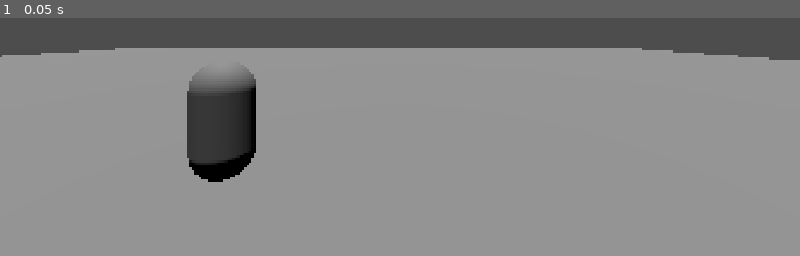
Above: before the commit, frame 1.
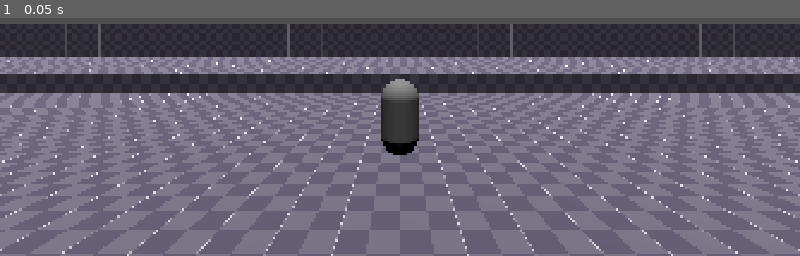
Above: after the commit, the same moment.

Repository: J27blaze/fps-rouge-game
Game: Godot game, scene res://Stages/prototype_stage.tscn
Two runs of this game, one before a commit and one after it. Both use one fixed random seed, a clock stepped at 60 frames per second and the inputs below.
Inputs:
- Up to frame 1 (0.05 s): no input

The runs differ from the first frame. In frame 1, 84% of the frame differs, in the area x 0-100%, y 2-100%.
Error after the commit: Parse Error: Identifier "DebugDraw3D" not declared in the current scope. (res://Player/Scripts/player_controller.gd:52)

Commit message:
started implementing air strafiung

Diff:
--- a/Player/Scripts/Movement_States/idle_state.gd
+++ b/Player/Scripts/Movement_States/idle_state.gd
@@ -1 +1,18 @@
 extends State
+
+var player: Player:
+	get: return parent as Player
+	set(value): player = value
+
+func start():
+	pass
+
+func exit():
+	pass
+
+func process_physics(delta: float):
+	player.vel_move_toward(Vector3.ZERO, player.run_deccel, delta)
+	if player.direction != Vector3.ZERO:
+		change_state("run")
+		return
+	if player.state_check_jump(): return
--- /dev/null
+++ b/Player/Scripts/Movement_States/jump_state.gd
@@ -0,0 +1,27 @@
+extends State
+
+var prev_vel: Vector3 = Vector3.ZERO
+var start_speed: float = 0.0
+
+var player: Player:
+	get: return parent as Player
+	set(value): player = value
+
+func start():
+	player.velocity.y = player.jump_pulse
+	prev_vel = player.hor_velocity
+
+	start_speed = player.speed
+
+func exit():
+	pass
+
+func process_physics(delta: float):
+	var move_dir: Vector3 = player.direction
+	var input_dir: Vector3 = move_dir.normalized()
+
+
+	prev_vel = player.hor_velocity
+	DebugDraw3D.draw_line(player.position, player.position + prev_vel, Color.BLUE)
+
+	if player.state_check_land(): return
--- /dev/null
+++ b/Player/Scripts/Movement_States/run_state.gd
@@ -0,0 +1,19 @@
+extends State
+
+var player: Player:
+	get: return parent as Player
+	set(value): player = value
+
+func start():
+	pass
+
+func exit():
+	pass
+
+func process_physics(delta: float):
+	var move_dir: Vector3 = player.run_speed * player.direction
+	player.vel_move_toward(move_dir, player.run_accel, delta)
+	if player.direction == Vector3.ZERO:
+		change_state("idle")
+		return
+	if player.state_check_jump(): return
--- a/Player/Scripts/player_controller.gd
+++ b/Player/Scripts/player_controller.gd
@@ -12,6 +12,24 @@
 var camera_dir: Vector2
 var cam_smooth: float = 0.5
 
+#movement
+var input_dir: Vector2 = Vector2.ZERO
+var direction: Vector3 = Vector3.ZERO
+var hor_velocity: Vector3 = Vector3.ZERO
+var speed: float = 0.0
+
+#gun
+
+#param
+@export_category("Movement")
+@export_group("Run")
+@export_range(0, 30, 0.05) var run_speed: float = 5.
+@export_range(0, 75, 0.05) var run_accel: float = 5.
+@export_range(0, 75, 0.05) var run_deccel: float = 5.
+@export_group("Jump")
+@export_range(0, 30, 0.05) var jump_pulse: float = 5.
+@export_range(0, 30, 0.05) var jump_gravity: float = 5.
+
 func _ready():
 	movement_state_machine.init()
 
@@ -22,13 +40,51 @@
 	camera_dir = lerp(camera_dir, InputHandler.get_controller_camera_dir(), cam_smooth)
 
 func _process(delta: float) -> void:
+	#camera controls
 	cam_twist.rotate_y(-camera_dir.x - mouse_dir.x)
 	cam_pitch.rotate_x(-camera_dir.y - mouse_dir.y)
 	#pitch clamp values
 	cam_pitch.rotation.x = clamp(cam_pitch.rotation.x, -PI/2, PI/2)
-
 	mouse_dir = Vector2.ZERO
 
+	input_dir = InputHandler.get_input_dir()
+	direction = (Vector3(input_dir.x, 0, input_dir.y).rotated(Vector3.UP, cam_twist.rotation.y))
+	DebugDraw3D.draw_line(position, position + direction*5, Color.PURPLE)
+	DebugDraw3D.draw_line(position, position + hor_velocity, Color.YELLOW)
+
+	movement_state_machine.process_frame(delta)
+
 func _physics_process(delta: float) -> void:
-	#print(InputHandler.get_input_dir())
-	pass
+	movement_state_machine.process_physics(delta)
+	if !is_on_floor(): velocity.y -= jump_gravity*delta
+	move_and_slide()
+
+	hor_velocity = Vector3(velocity.x, 0, velocity.z)
+	speed = hor_velocity.length()
+
+	DebugDraw2D.set_text("Speed", snapped(speed, 0.01))
+
+# --------------------------------------------------------------------------------------------------------------------------- #
+
+
+
+#movement functions
+func vel_move_toward(target_vector: Vector3, accel: float, delta: float):
+	velocity.x = velocity.move_toward(target_vector, accel * delta).x
+	velocity.z = velocity.move_toward(target_vector, accel * delta).z
+
+#state change functions
+func state_check_jump() -> bool:
+	if InputHandler.is_action_buffered("jump") && is_on_floor():
+		movement_state_machine.change_state("jump")
+		return true
+	return false
+
+func state_check_land() -> bool:
+	if is_on_floor():
+		if direction != Vector3.ZERO:
+			movement_state_machine.change_state("run")
+		else:
+			movement_state_machine.change_state("idle")
+		return true
+	return false
--- a/Player/player.tscn
+++ b/Player/player.tscn
@@ -3,28 +3,35 @@
 [ext_resource type="Script" uid="uid://buivdvk134gwo" path="res://Player/Scripts/player_controller.gd" id="1_l8h54"]
 [ext_resource type="Script" uid="uid://dbd6ovylndcng" path="res://Player/Scripts/Movement_States/idle_state.gd" id="2_4ntmi"]
 [ext_resource type="Script" uid="uid://gf6uuqg1qvm4" path="res://Scripts/state_machine.gd" id="2_btcbx"]
+[ext_resource type="Script" uid="uid://b4obg0da8obal" path="res://Player/Scripts/Movement_States/run_state.gd" id="4_gwnis"]
+[ext_resource type="Script" uid="uid://b8rbs8wrbd4n6" path="res://Player/Scripts/Movement_States/jump_state.gd" id="5_k53q1"]
+
+[sub_resource type="CylinderShape3D" id="CylinderShape3D_ry41o"]
 
 [sub_resource type="CapsuleMesh" id="CapsuleMesh_ry41o"]
 
-[sub_resource type="CylinderShape3D" id="CylinderShape3D_ry41o"]
-
 [node name="Player" type="CharacterBody3D" unique_id=967936490]
 script = ExtResource("1_l8h54")
+run_speed = 9.45
+run_accel = 53.0
+run_deccel = 41.7
+jump_pulse = 8.5
+jump_gravity = 23.0
 
-[node name="MeshInstance3D" type="MeshInstance3D" parent="." unique_id=1643996000]
-transform = Transform3D(1, 0, 0, 0, 1, 0, 0, 0, 1, 0, 1, 0)
-mesh = SubResource("CapsuleMesh_ry41o")
-
-[node name="MovementStateMachine" type="Node" parent="." unique_id=221186837]
+[node name="MovementStateMachine" type="Node" parent="." unique_id=221186837 node_paths=PackedStringArray("parent")]
 script = ExtResource("2_btcbx")
+parent = NodePath("..")
 start_state = "idle"
+print_state = true
 
 [node name="idle" type="Node" parent="MovementStateMachine" unique_id=1579145444]
 script = ExtResource("2_4ntmi")
 
-[node name="CollisionShape3D" type="CollisionShape3D" parent="." unique_id=128669083]
-transform = Transform3D(1, 0, 0, 0, 1, 0, 0, 0, 1, 0, 1, 0)
-shape = SubResource("CylinderShape3D_ry41o")
+[node name="run" type="Node" parent="MovementStateMachine" unique_id=678803735]
+script = ExtResource("4_gwnis")
+
+[node name="jump" type="Node" parent="MovementStateMachine" unique_id=910536443]
+script = ExtResource("5_k53q1")
 
 [node name="camera_twist" type="Node3D" parent="." unique_id=1521490860]
 
@@ -32,4 +39,12 @@
 transform = Transform3D(1, 0, 0, 0, 1, 0, 0, 0, 1, 0, 1, 0)
 
 [node name="camera_pos" type="Node3D" parent="camera_twist/camera_pitch" unique_id=184796847]
-transform = Transform3D(1, 0, 0, 0, 1, 0, 0, 0, 1, 3, 1.5, 5)
+transform = Transform3D(1, 0, 0, 0, 1, 0, 0, 0, 1, 1.552717, 1.2445507, 3.8639383)
+
+[node name="CollisionShape3D" type="CollisionShape3D" parent="." unique_id=128669083]
+transform = Transform3D(1, 0, 0, 0, 1, 0, 0, 0, 1, 0, 1, 0)
+shape = SubResource("CylinderShape3D_ry41o")
+
+[node name="MeshInstance3D" type="MeshInstance3D" parent="." unique_id=1643996000]
+transform = Transform3D(1, 0, 0, 0, 1, 0, 0, 0, 1, 0, 1, 0)
+mesh = SubResource("CapsuleMesh_ry41o")
--- a/Scripts/input_handler.gd
+++ b/Scripts/input_handler.gd
@@ -9,7 +9,6 @@
 
 func _physics_process(delta: float) -> void:
 	#print(buffered_inputs)
-
 	if !buffered_inputs.is_empty():
 		for input in buffered_inputs:
 
@@ -22,8 +21,8 @@
 	#idk how else to program this to be scalable for menus and different buffer windows
 	#but for now the buffered inputs are hard coded EW
 
-	#if Input.is_action_just_pressed("jump"):
-	#	buffered_inputs["jump"] = 7
+	if Input.is_action_just_pressed("jump"):
+		buffered_inputs["jump"] = 7
 
 	if Input.is_action_just_pressed("ui_cancel") && event.is_action("ui_cancel"):
 		if Input.mouse_mode == Input.MOUSE_MODE_CAPTURED:
--- a/Scripts/state.gd
+++ b/Scripts/state.gd
@@ -2,6 +2,7 @@
 class_name State
 
 @onready var state_machine = get_parent()
+var parent #any data type
 var transfer_data #any data type
 
 # ready state
@@ -16,10 +17,8 @@
 func exit():
 	pass
 
-func change_state(state: String, data = null):
-	state_machine.change_state(state, data)
-func previous_state():
-	return state_machine.previous_state()
+func change_state(state: String, transfer_data = null):
+	state_machine.change_state(state, transfer_data)
 
 # process_input
 func process_input(event: InputEvent):
--- a/Scripts/state_machine.gd
+++ b/Scripts/state_machine.gd
@@ -2,7 +2,10 @@
 class_name StateMachine
 
 @onready var all_states
+@export var parent: Node
 @export var start_state: String
+@export var print_state: bool = false
+
 var states: Dictionary[String, State]
 var cur_state: State
 var prev_state: State
@@ -12,6 +15,7 @@
 
 	for child in all_states:
 		child.init()
+		child.parent = parent
 		states[str(child.name).to_lower()] = child
 
 	prev_state = states["idle"]
@@ -27,4 +31,13 @@
 	#	push_error(new_state + " does not exist.")
 	cur_state = states[new_state]
 	cur_state.transfer_data = transfer_data
+	if print_state: print(str(self.name) + ": " + str(new_state))
 	cur_state.start()
+
+func process_physics(delta: float):
+	cur_state.process_physics(delta)
+	for state in all_states:
+		state.always_process_physics(delta)
+
+func process_frame(delta: float):
+	cur_state.process_frame(delta)
--- a/Stages/prototype_stage.tscn
+++ b/Stages/prototype_stage.tscn
@@ -2,6 +2,13 @@
 
 [ext_resource type="PackedScene" uid="uid://be0gtm75voess" path="res://Player/player.tscn" id="1_5iwml"]
 [ext_resource type="Script" uid="uid://dvgh52nfp6p7t" path="res://Scripts/cam_controller.gd" id="1_c6hfo"]
+[ext_resource type="Texture2D" uid="uid://d0c0uff5e4k2j" path="res://Art/Materials/Place_holder_grey/place_holder_grey.png" id="1_w7u6u"]
+
+[sub_resource type="StandardMaterial3D" id="StandardMaterial3D_xe7ef"]
+albedo_texture = ExtResource("1_w7u6u")
+uv1_triplanar = true
+uv2_triplanar = true
+texture_filter = 1
 
 [node name="prototype_stage" type="Node" unique_id=1475399487]
 
@@ -9,8 +16,19 @@
 use_collision = true
 
 [node name="CSGBox3D" type="CSGBox3D" parent="CSGCombiner3D" unique_id=652285737]
-transform = Transform3D(1, 0, 0, 0, 1, 0, 0, 0, 1, 0, -0.5, 0)
+transform = Transform3D(0.99999994, 0, 0, 0, 1, 0, 0, 0, 0.99999994, 0, -0.5, 0)
 size = Vector3(73, 1, 81)
+material = SubResource("StandardMaterial3D_xe7ef")
+
+[node name="CSGBox3D2" type="CSGBox3D" parent="CSGCombiner3D" unique_id=1382779648]
+transform = Transform3D(0.99999994, 0, 0, 0, 1, 0, 0, 0, 0.99999994, 0, 0.5, -23.999998)
+size = Vector3(73, 1, 33)
+material = SubResource("StandardMaterial3D_xe7ef")
+
+[node name="CSGBox3D3" type="CSGBox3D" parent="CSGCombiner3D" unique_id=751667636]
+transform = Transform3D(0.99999994, 0, 0, 0, 1, 0, 0, 0, 0.99999994, 0, 2.5, -29.499998)
+size = Vector3(73, 3, 22)
+material = SubResource("StandardMaterial3D_xe7ef")
 
 [node name="Player" parent="." unique_id=967936490 instance=ExtResource("1_5iwml")]
 unique_name_in_owner = true
--- a/project.godot
+++ b/project.godot
@@ -18,6 +18,10 @@
 [autoload]
 
 InputHandler="*uid://clb1n71l7etk6"
+
+[debug_draw_3d]
+
+settings/addon_root_folder="res://addons/debug_draw_3d"
 
 [display]
 
@@ -79,10 +83,18 @@
 "events": [Object(InputEventJoypadMotion,"resource_local_to_scene":false,"resource_name":"","device":-1,"axis":3,"axis_value":1.0,"script":null)
 ]
 }
+jump={
+"deadzone": 0.2,
+"events": [Object(InputEventKey,"resource_local_to_scene":false,"resource_name":"","device":-1,"window_id":0,"alt_pressed":false,"shift_pressed":false,"ctrl_pressed":false,"meta_pressed":false,"pressed":false,"keycode":0,"physical_keycode":32,"key_label":0,"unicode":32,"location":0,"echo":false,"script":null)
+, Object(InputEventJoypadButton,"resource_local_to_scene":false,"resource_name":"","device":-1,"button_index":0,"pressure":0.0,"pressed":true,"script":null)
+]
+}
 
 [physics]
 
+common/physics_jitter_fix=0.0
 3d/physics_engine="Jolt Physics"
+common/physics_interpolation=true
 
 [rendering]
 
Binary file added: Art/Materials/Place_holder_grey/place_holder_grey.png
Not shown, added: Art/Materials/Place_holder_grey/place_holder_grey.png.import
Not shown, added: Player/Scripts/Movement_States/jump_state.gd.uid
Not shown, added: Player/Scripts/Movement_States/run_state.gd.uid
Not shown, removed: addons/debug_draw/debug_draw_3d.gd
Not shown, removed: addons/debug_draw/debug_draw_3d.gd.uid
Not shown, removed: addons/debug_draw/debug_draw_3d.tscn
Not shown, removed: addons/debug_draw/renderers/debug_joint_renderer_3d.gd
Not shown, removed: addons/debug_draw/renderers/debug_joint_renderer_3d.gd.uid
Not shown, removed: addons/debug_draw/renderers/debug_line_renderer_3d.gd
Not shown, removed: addons/debug_draw/renderers/debug_line_renderer_3d.gd.uid
Not shown, removed: addons/debug_draw/renderers/debug_mesh_renderer_3d.gd
(and 74 more such lines)
